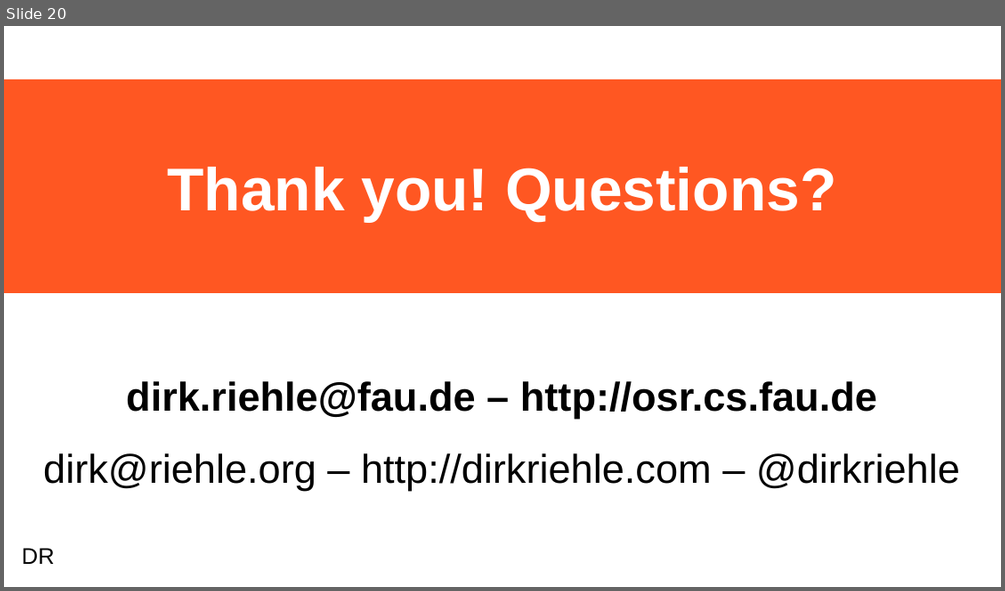
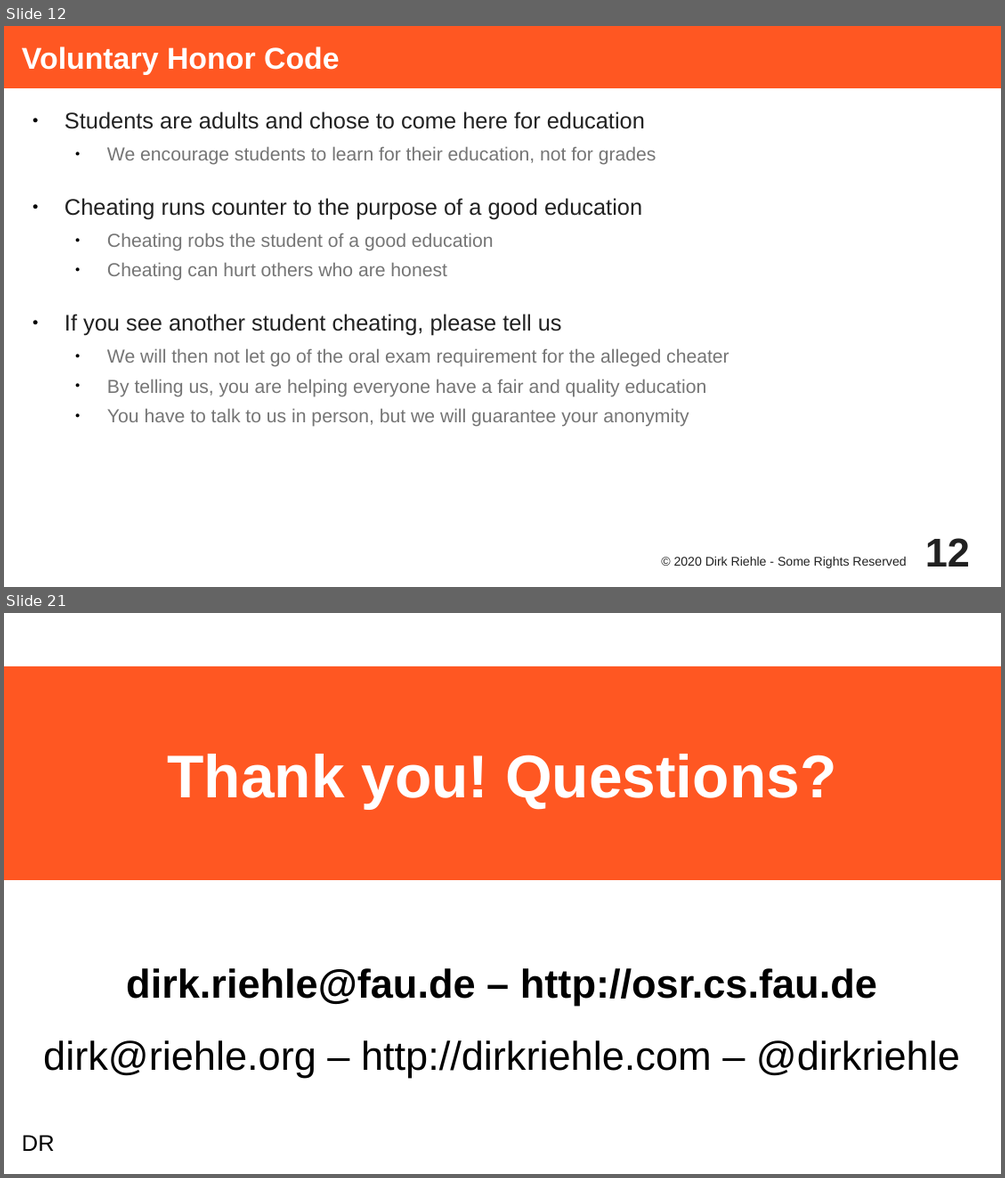
Before and after one commit to dirkriehle/adap-course, a slide deck: Lecture Slides/ADAP A01 - Course Introduction.odp. Shown one above the other, each under a label of ours: slide 20 before the commit, slides 12 and 21 after it; the slides between them are not shown. The pictures are 1005x591 and 1005x1178 pixels, drawn with LibreOffice and Linux fonts; fonts in the diff are those of the drawing. Boxes give left, top, right and bottom in pixels: in the first picture for what was removed or moved away, otherwise in the second. Text is boxed around its words. In the diff, an @@ line names an element or a change of style, - is before the commit and + after.

```diff
--- a/Lecture Slides/ADAP A01 - Course Introduction.odp
+++ b/Lecture Slides/ADAP A01 - Course Introduction.odp
@@ slide 12 added at [4, 26, 1001, 587], background #FFFFFF @@
@@ title added at [4, 26, 1001, 88], fill #FF5722, 24 pt, text #FFFFFF, bold @@
+Voluntary Honor Code
@@ text added at [65, 111, 729, 426], 15 pt, text #757575 @@
+● Students are adults and chose to come here for education
+  ● We encourage students to learn for their education, not for grades
+● Cheating runs counter to the purpose of a good education
+  ● Cheating robs the student of a good education
+  ● Cheating can hurt others who are honest
+● If you see another student cheating, please tell us
+  ● We will then not let go of the oral exam requirement for the alleged cheater
+  ● By telling us, you are helping everyone have a fair and quality education
+  ● You have to talk to us in person, but we will guarantee your anonymity
@@ text added at [674, 556, 906, 568], 10 pt, text #212121 @@
+© 2020 Dirk Riehle - Some Rights Reserved
@@ page number added at [925, 538, 970, 566], 32 pt, text #212121, bold @@
+12
@@ what was slide 20 is now slide 21 @@
```
Also in this commit, not shown: 19 slides changed, 1 other slide added, 1 slide removed, 24 other files.
